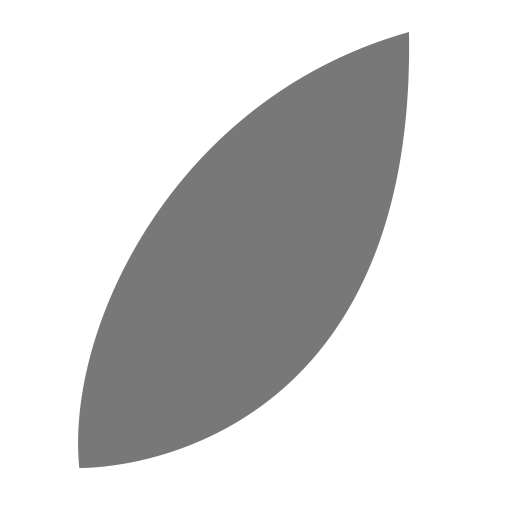
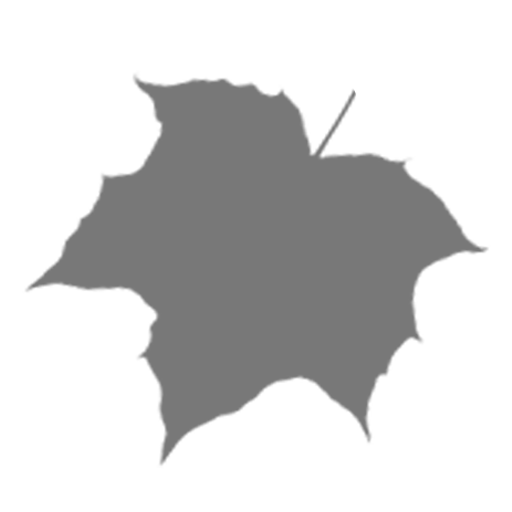
Layers edited between the first and the second 512 x 512 image:
added layer "Layer 5" above "leaf" over (24, 70, 489, 469)
hid "leaf" over (78, 32, 410, 469)
